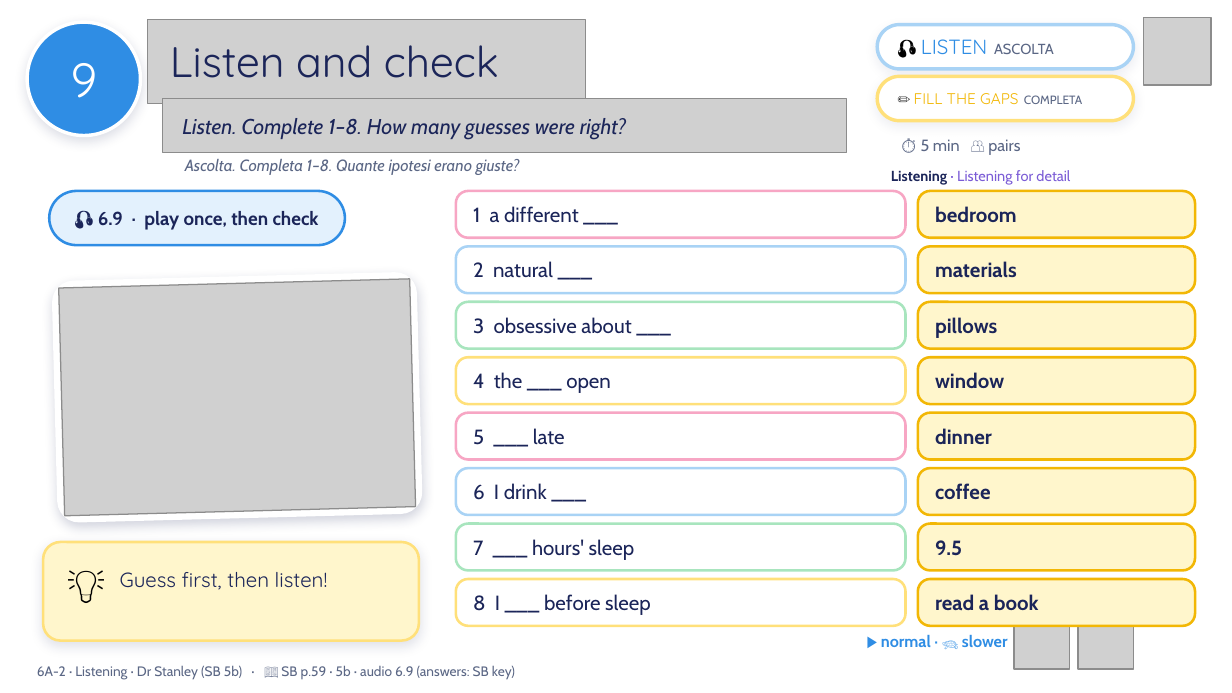
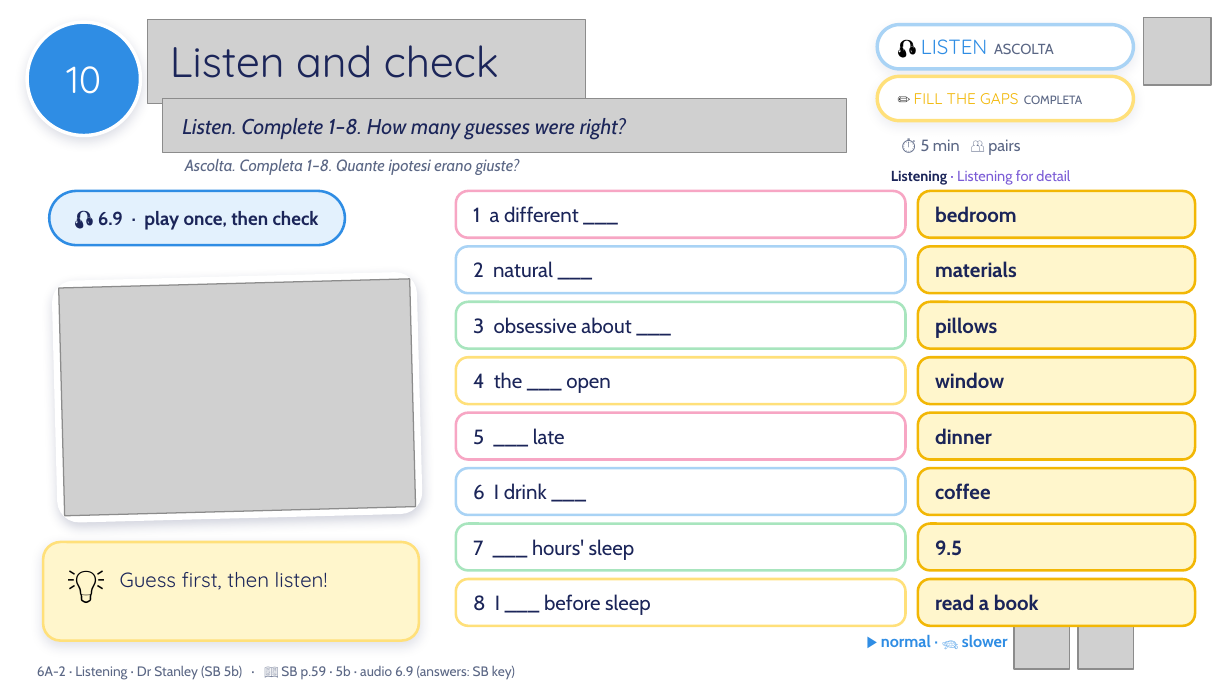
Before and after one commit to londonlanguageschool/Bagheria-, a slide deck: slide 10 of materials/B2/B2_6A-2_Night_night_2.pptx (slide 9 before the commit). Drawn at 1232x693 pixels with LibreOffice and Linux fonts; fonts in the diff are those of the drawing; grey boxes stand for pictures; background and template pictures are left out. Boxes give left, top, right and bottom in pixels: in the first picture for what was removed or moved away, otherwise in the second. Text is boxed around its words. In the diff, an @@ line names an element or a change of style, - is before the commit and + after.

```diff
--- a/materials/B2/B2_6A-2_Night_night_2.pptx
+++ b/materials/B2/B2_6A-2_Night_night_2.pptx
@@ text in ellipse at (66, 66, 101, 94): text changed; size 28 to 22 pt @@
-9
+10
```
Also in this commit, not shown: 6 other slides changed, 2 slides added, 25 other files.
